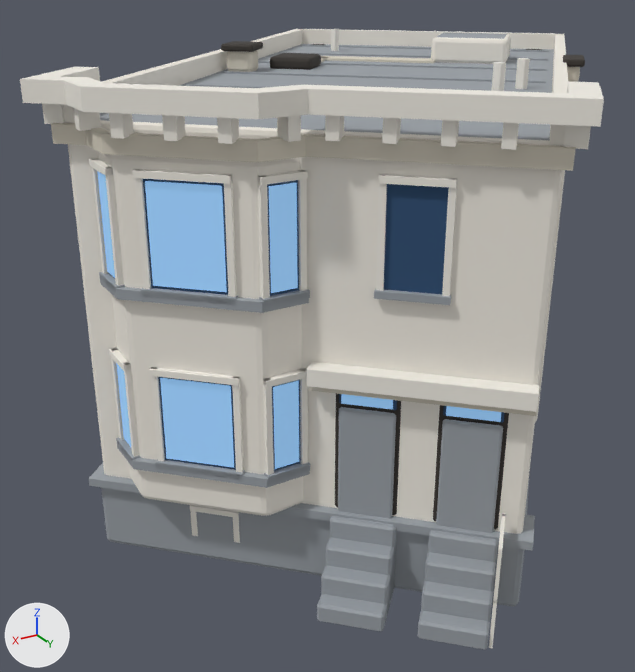
What one commit did to the Blender file artifacts/248-ritch/248-ritch.blend.
One viewpoint serves both versions: a 50 mm camera at (11.11, 15.97, 10.27) aimed at (1.56, 0.06, 2.31). The axes (+X, +Y, +Z) are drawn at lower left. The lights are the same throughout. The first picture is the older version.

Objects in the first picture: 'basement', 'bay', 'bay_glow0', 'bay_glow1', 'bay_glow2', 'bay_glow3', 'bay_glow4', 'bay_glow5', 'body', 'cornice_crown', 'cornice_dentil', 'door0', 'door1', 'hood', 'transom_glow0', 'transom_glow1', 'upperwin_glass', 'water_table' and 82 more.
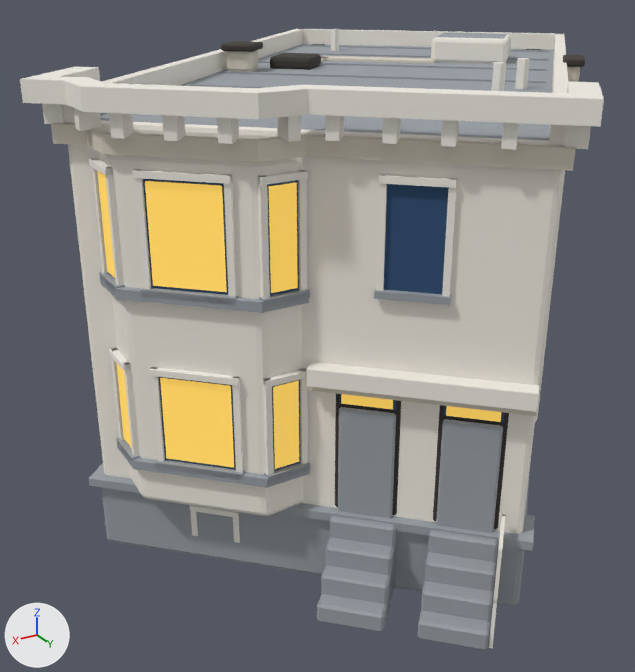
Pixel boxes (x1, y1, x2, y2) of what changed, in the pictures (635 x 672 px):
'bay_glow4', recoloured (blue to yellow): (145, 181, 227, 292) in both
'bay_glow1', recoloured (blue to yellow): (160, 378, 234, 468) in both
'bay_glow5', recoloured (blue to yellow): (269, 183, 298, 293) in both
'bay_glow2', recoloured (blue to yellow): (273, 380, 299, 469) in both
'bay_glow3', recoloured (blue to yellow): (97, 171, 115, 278) in both
'transom_glow1', recoloured (blue to yellow): (446, 406, 501, 422) in both
'bay_glow0', recoloured (blue to yellow): (116, 363, 131, 447) in both
'transom_glow0', recoloured (blue to yellow): (341, 394, 393, 409) in both

The change, as a diff of the scene's bpy script:
```diff
--- a/artifacts/248-ritch/248-ritch.blend.py
+++ b/artifacts/248-ritch/248-ritch.blend.py
@@ mat_toy_gold_glow @@
+mat_toy_gold_glow = principled_material('Toy_gold_Glow')
+mat_toy_gold_glow.base_color = (0.591, 0.381, 0.0685)  # yellow #caa64a
+mat_toy_gold_glow.roughness = 0.85
+mat_toy_gold_glow.emission_color = (0.591, 0.381, 0.0685)  # yellow #caa64a
+mat_toy_gold_glow.emission_strength = 1.0
@@ me_bay_glow0 @@
 me_bay_glow0.from_pydata(...)  # 4 vertices, 1 face; spans x 7.02, y 2.46..2.93, z 2.42..3.95
-me_bay_glow0.materials.append(mat_toy_glassl_glow)  # blue #6f95b8, glowing blue #6f95b8
+me_bay_glow0.materials.append(mat_toy_gold_glow)  # yellow #caa64a, glowing yellow #caa64a
@@ me_bay_glow1 @@
 me_bay_glow1.from_pydata(...)  # 4 vertices, 1 face; spans x 5.77..6.63, y 3.49..4.36, z 2.42..3.95
-me_bay_glow1.materials.append(mat_toy_glassl_glow)  # blue #6f95b8, glowing blue #6f95b8
+me_bay_glow1.materials.append(mat_toy_gold_glow)  # yellow #caa64a, glowing yellow #caa64a
@@ me_bay_glow2 @@
 me_bay_glow2.from_pydata(...)  # 4 vertices, 1 face; spans x 4.74..5.21, y 4.75, z 2.42..3.95
-me_bay_glow2.materials.append(mat_toy_glassl_glow)  # blue #6f95b8, glowing blue #6f95b8
+me_bay_glow2.materials.append(mat_toy_gold_glow)  # yellow #caa64a, glowing yellow #caa64a
@@ me_bay_glow3 @@
 me_bay_glow3.from_pydata(...)  # 4 vertices, 1 face; spans x 7.02, y 2.46..2.93, z 5.55..7.21
-me_bay_glow3.materials.append(mat_toy_glassl_glow)  # blue #6f95b8, glowing blue #6f95b8
+me_bay_glow3.materials.append(mat_toy_gold_glow)  # yellow #caa64a, glowing yellow #caa64a
@@ me_bay_glow4 @@
 me_bay_glow4.from_pydata(...)  # 4 vertices, 1 face; spans x 5.77..6.63, y 3.49..4.36, z 5.55..7.21
-me_bay_glow4.materials.append(mat_toy_glassl_glow)  # blue #6f95b8, glowing blue #6f95b8
+me_bay_glow4.materials.append(mat_toy_gold_glow)  # yellow #caa64a, glowing yellow #caa64a
@@ me_bay_glow5 @@
 me_bay_glow5.from_pydata(...)  # 4 vertices, 1 face; spans x 4.74..5.21, y 4.75, z 5.55..7.21
-me_bay_glow5.materials.append(mat_toy_glassl_glow)  # blue #6f95b8, glowing blue #6f95b8
+me_bay_glow5.materials.append(mat_toy_gold_glow)  # yellow #caa64a, glowing yellow #caa64a
@@ me_transom_glow0 @@
 me_transom_glow0.from_pydata(...)  # 4 vertices, 1 face; spans x 3.616..4.216, y 5.228..5.829, z 3.6..3.89
-me_transom_glow0.materials.append(mat_toy_glassl_glow)  # blue #6f95b8, glowing blue #6f95b8
+me_transom_glow0.materials.append(mat_toy_gold_glow)  # yellow #caa64a, glowing yellow #caa64a
@@ me_transom_glow1 @@
 me_transom_glow1.from_pydata(...)  # 4 vertices, 1 face; spans x 2.415..3.015, y 6.431..7.033, z 3.6..3.89
-me_transom_glow1.materials.append(mat_toy_glassl_glow)  # blue #6f95b8, glowing blue #6f95b8
+me_transom_glow1.materials.append(mat_toy_gold_glow)  # yellow #caa64a, glowing yellow #caa64a
```
